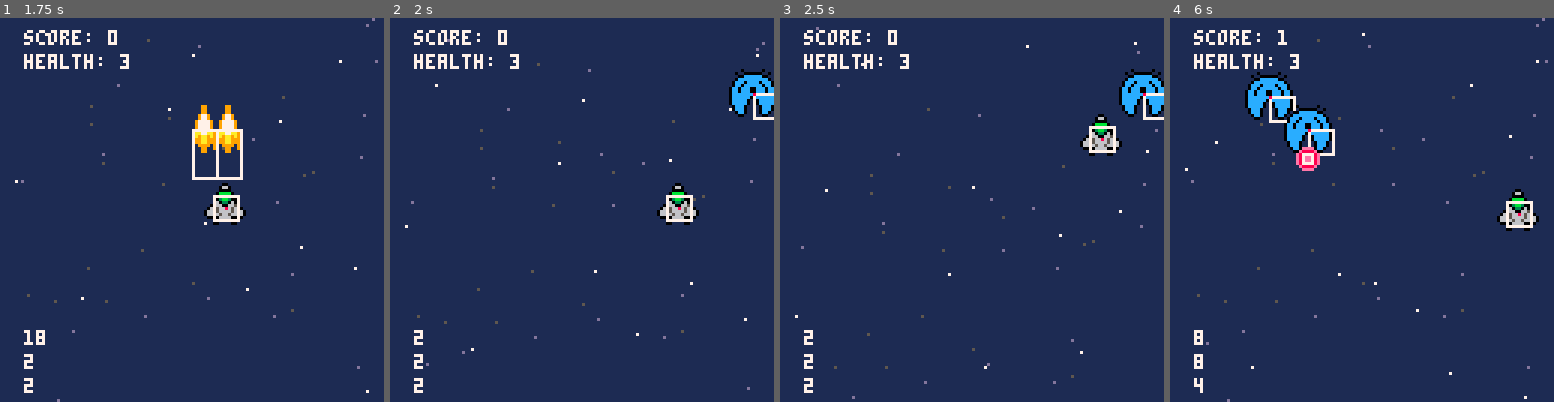
Above: before the commit, frames 1-4 (left to right).
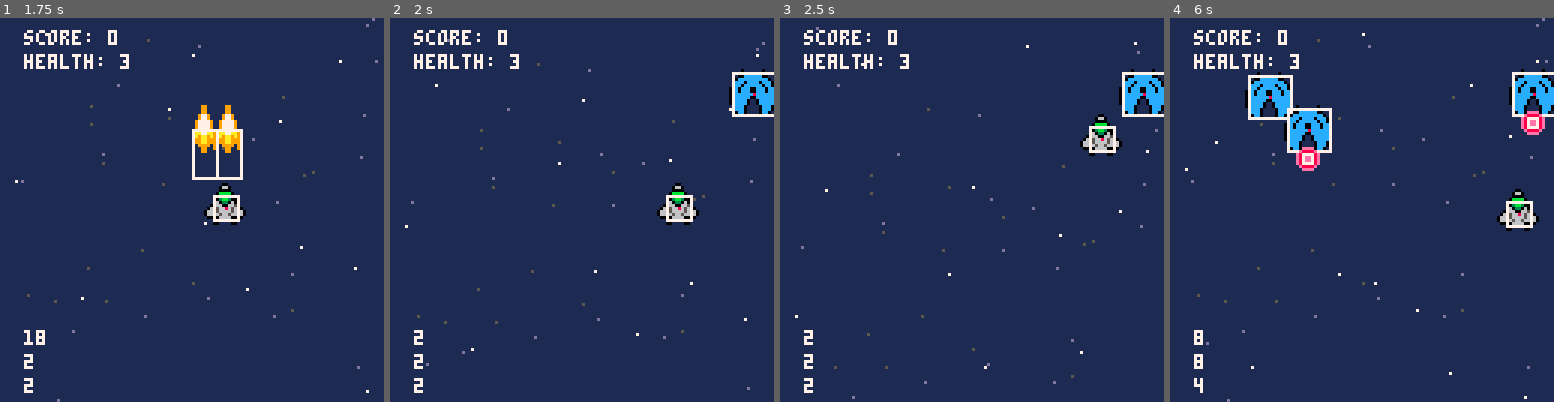
Above: after the commit, the same moments.

Repository: djc5627/pico8-first-game
Game: PICO-8 cartridge first_game.p8
The game is run twice, just before and just after one commit, with the same random seed, the same clock (stepped at 60 frames per second) and the same inputs.
Inputs:
- Up to frame 1 (1.75 s): tap X (X key) at 0.33, 1.07 s; tap O (Z key) at 0.7, 1.7 s; hold Right from 1.6 s (still down)
- Up to frame 2 (2 s): keep holding Right; tap X (X key) at 1.85 s
- Up to frame 3 (2.5 s): release Right at 2.1 s; tap O (Z key) at 2.1 s; hold Up 2.15-2.42 s; hold Right from 2.47 s (still down)
- Up to frame 4 (6 s): tap O (Z key) every 0.4 s from 2.5 to 5.7 s; tap X (X key) at 2.97, 4.08, 5.2 s; release Right at 3.03 s; hold Left 3.08-3.58 s; hold Down 3.63-3.97 s; hold Right 4.02-4.68 s; hold Up 4.73-5.03 s; hold Left 5.08-5.68 s; hold Down from 5.73 s (still down)

Frame 1 is identical in both runs. In frame 2, 0.4% of the frame differs, in the area x 89-100%, y 14-27%; in frame 3, 0.4%; in frame 4, 2.4%, in the area x 20-100%, y 3-36%.

Commit message:
Center enemy hitbox. Move away from entity structure for enemies.

Diff:
--- a/src/enemy.lua
+++ b/src/enemy.lua
@@ -1,33 +1,27 @@
-enemy = entity:new({
-    health = 3,
-    width = 8,
-    shoot_delay = 3,
-    last_shoot_time = 0,
+enemies = {}
 
-    update = function(_ENV)
-        handle_collisions(_ENV)
-        shoot(_ENV)
-    end,
+function _add_enemy(x, y, health, shoot_delay, hw, hh, si)
+    add(enemies, {
+        x=x,
+        y=y,
+        health=health,
+        shoot_delay=shoot_delay,
+        hw=hw, --hitbox width
+        hh=hh, --hitbox height
+        si=si,  --sprite index
+        last_shoot_time=0
+    })
+end
 
-    draw = function(_ENV)
-        _draw_sprite(3, x, y)
+function _update_enemies()
+    for e in all(enemies) do
+        -- Shooting
+        if time() - e.last_shoot_time > e.shoot_delay then
+            e.last_shoot_time = time()
+            _add_bullet(enemy_bullets, e.x, e.y + 8, 0, 1, 3, 3, 5)
+        end
 
-        -- draw hitbox for debugging
-        if global.debug then
-            rect(x, y, x+width, y+width, 7)
-        end
-        pset(x, y, 8)
-    end,
-
-    shoot = function(_ENV)
-        if time() - last_shoot_time > shoot_delay then
-            last_shoot_time = time()
-            add(bullets, b)
-            _add_bullet(enemy_bullets, x, y + 8, 0, 1, 3, 3, 5)
-        end
-    end,
-
-    handle_collisions = function(_ENV)
+        -- Collisions
         for b in all(player_bullets) do
             local collided = false
             collided = hit(
@@ -35,17 +29,35 @@
                 b.y - b.hh/2,
                 b.hw,
                 b.hh,
-                x,
-                y,
-                width,
-                width,
+                e.x-e.hw,
+                e.y-e.hh,
+                e.hw,
+                e.hh,
                 b.x - b.hw/2 + b.spdx,
                 b.y - b.hh/2 + b.spdy
             )
             if collided then
                 del(player_bullets, b)
-                health -= 1
+                e.health -= 1
             end
         end
+
+        -- Death
+        if e.health <= 0 then
+            del(enemies, e)
+            global.score += 1
+            sfx(0)
+        end
     end
-})
+end
+
+function _draw_enemies()
+    for e in all(enemies) do
+        _draw_sprite(e.si, e.x, e.y)
+            -- draw hitbox for debugging
+            if global.debug then
+                rect(e.x-e.hw/2, e.y-e.hh/2, e.x+e.hw/2, e.y+e.hh/2, 7)
+                pset(e.x, e.y, 8)
+            end
+    end
+end
--- a/src/enemy_spawner.lua
+++ b/src/enemy_spawner.lua
@@ -1,40 +1,22 @@
 function _init_enemy_spawner()
-    -- Initialize enemy spawner properties
-    enemy_spawner = {
-        spawn_rate = 2, -- seconds between spawns
-        last_spawn_time = time(),
-        enemies = {},
-        max_enemies = 10
-    }
+    e_spawn_rate = 2 -- seconds between spawns
+    last_enemy_spawn_time = time()
+    max_enemies = 10
 end
 
 function _update_enemy_spawner()
     -- Check if it's time to spawn a new enemy
-    if #enemy_spawner.enemies < enemy_spawner.max_enemies and
-        time() - enemy_spawner.last_spawn_time >= enemy_spawner.spawn_rate then
-        local new_enemy = enemy:new({
-            x = flr(rnd(128)),
-            y = flr(rnd(20)) + 20,
-        })
-        add(enemy_spawner.enemies, new_enemy)
-        enemy_spawner.last_spawn_time = time()
-    end
-
-    -- Update existing enemies
-    for enemy in all(enemy_spawner.enemies) do
-        enemy:update()
-
-        if enemy.health <= 0 then
-            del(enemy_spawner.enemies, enemy)
-            global.score += 1
-            sfx(0)
-        end
+    if #enemies < max_enemies and
+        time() - last_enemy_spawn_time >= e_spawn_rate then
+        _add_enemy(
+            flr(rnd(128)),
+            flr(rnd(20)) + 20,
+            10,
+            3,
+            14,
+            14,
+            3
+        )
+        last_enemy_spawn_time = time()
     end
 end
-
-function _draw_enemy_spawner()
-    -- Draw all enemies
-    for enemy in all(enemy_spawner.enemies) do
-        enemy:draw()
-    end
-end
--- a/src/main.lua
+++ b/src/main.lua
@@ -9,7 +9,6 @@
 
 
 --- Working
-
 
 --- Done
 -- [X] Move to new input system
@@ -27,6 +26,8 @@
 -- [X] Separate player/enemy bullets
   -- [X] Unique sprites
   -- [X] Unique hitboxes
+-- [X] Center player hitbox
+-- [X] Center enemy hitbox
 
 game_states = {"playing", "game_over"}
 state = "playing"
@@ -53,6 +54,7 @@
         _update_stars()
         _update_player()
         _update_enemy_spawner()
+        _update_enemies()
         _update_bullets(player_bullets)
         _update_bullets(enemy_bullets)
     end
@@ -77,7 +79,7 @@
 
     _draw_stars()
     _draw_player()
-    _draw_enemy_spawner()
+    _draw_enemies()
     _draw_bullets(player_bullets)
     _draw_bullets(enemy_bullets)
 
--- a/src/player.lua
+++ b/src/player.lua
@@ -85,9 +85,9 @@
 function _draw_player()
     _draw_sprite(1, p_x, p_y)
     print("health: "..p_health, 8, 12, 7)
-    pset(p_x, p_y, 8)
     if global.debug then
         rect(p_x-p_hw/2, p_y-p_hh/2, p_x+p_hw/2, p_y+p_hh/2, 7)
+        pset(p_x, p_y, 8)
     end
 end
 
